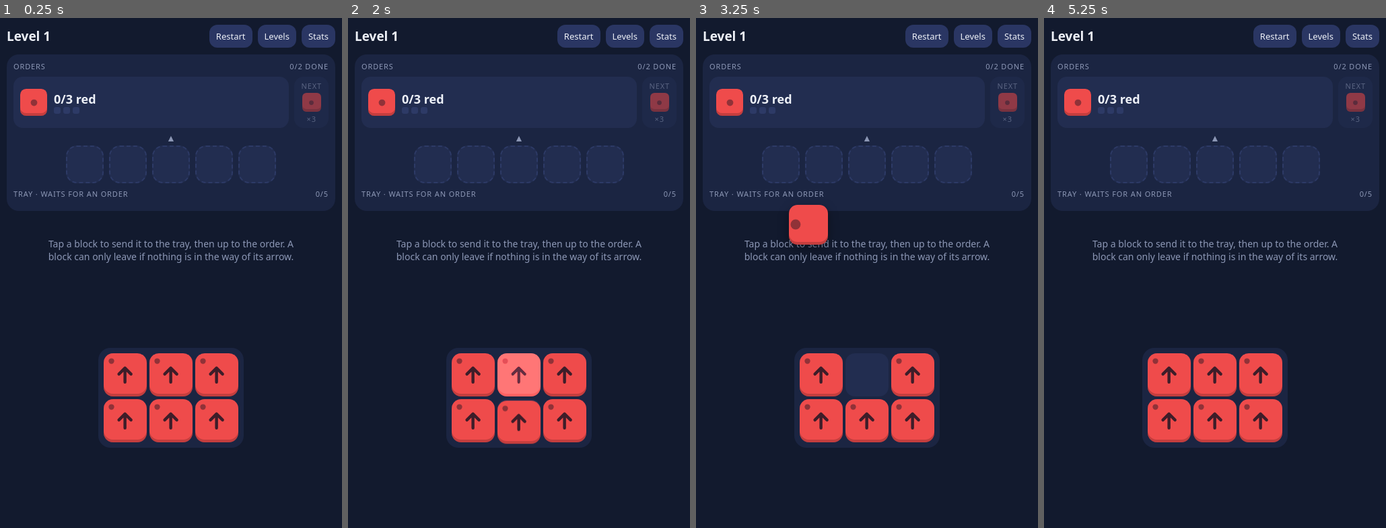
Above: before the commit, frames 1-4 (left to right).
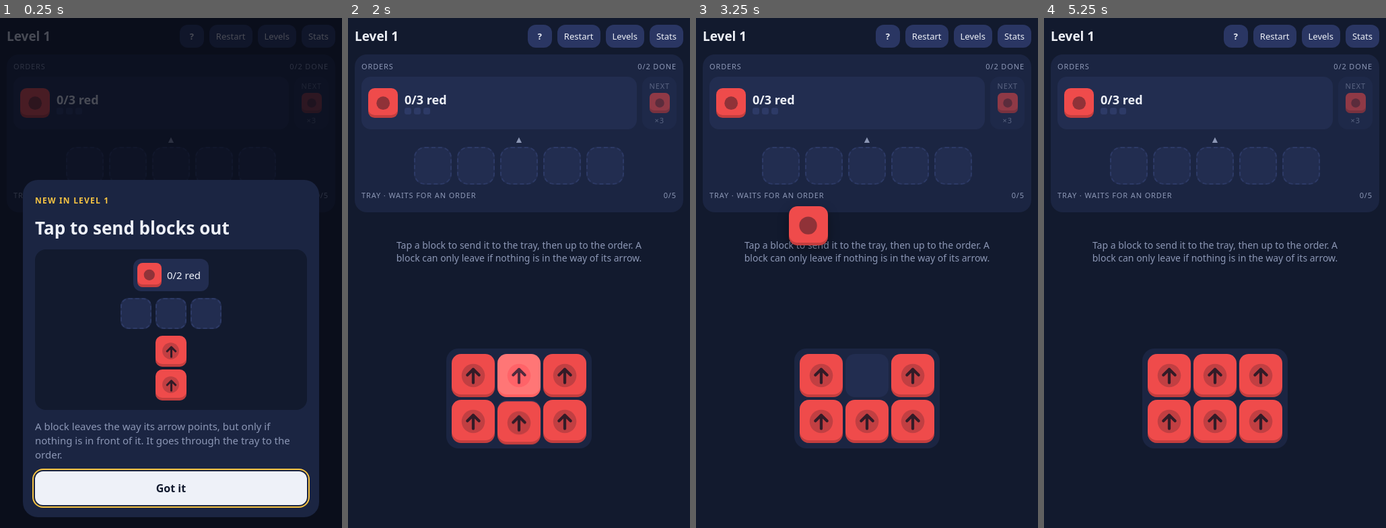
Above: after the commit, the same moments.

Repository: dan-tome/mobile-games
Game: browser game, page Greybox/index.html
Same seed, same stepped clock (60 frames per second), same inputs: the game is played once before the commit and once after it.
Inputs (mouse positions are in pixels of both pictures, inside the frame that each line leads up to):
- Up to frame 1 (0.25 s): no input
- Up to frame 2 (2 s): click "Restart" (after the commit: "Got it") at 0.27 s; click "Restart" at 0.52 s; click (539, 38) at 1.27 s, where only the run after the commit has a clickable "?"; click "Restart" (after the commit: "Close") at 1.77 s; click (519, 420) at 1.87 s
- Up to frame 3 (3.25 s): click (887, 38) at 2.02 s, where only the run after the commit has a clickable "?"; click (867, 487) at 2.47 s, where only the run after the commit has a clickable "Close"; click (867, 375) at 3.07 s
- Up to frame 4 (5.25 s): click "Restart" at 3.27 s; click "Stats" at 3.67 s; click (1095, 206) at 4.27 s; click (1276, 334) at 4.52 s; click "Close" at 4.77 s; click (1170, 420) at 4.87 s

The runs differ from the first frame. In frame 1, 43% of the frame differs, in the area x 1-99%, y 1-97%; in frame 2, 3.4%; in frame 3, 3.5%; in frame 4, 3.6%.

Commit message:
Greybox: mini tutorials before new features, larger tile shapes
Each level that introduces a feature (tap, tray, mixing, yellow mixes,
full tray, hard) opens with a looping demo built from real tiles, shown
once and replayable from the ? button. Board tiles now carry a large
shape behind the arrow so the colour-blind cue is readable.

Co-Authored-By: Claude Opus 5.5 <noreply@anthropic.com>
Claude-Session: https://claude.ai/code/session_01Efprqa2PcKrvTNF1x8kwRk

Diff:
--- a/Greybox/index.html
+++ b/Greybox/index.html
@@ -13,6 +13,7 @@
     --muted: #8c97b5;
     --ink: rgba(12, 17, 32, 0.78);
     --ink-soft: rgba(12, 17, 32, 0.42);
+    --ink-faint: rgba(12, 17, 32, 0.2);
     --btn: #2a3663;
     --btn-hi: #36447a;
     --good: #33c27f;
@@ -91,8 +92,6 @@
   .order.pop { animation: pop 0.25s; }
   .order.enter { animation: enter 0.3s; }
   .order.leave { animation: leave 0.22s forwards; }
-  .swatch { width: 40px; height: 40px; flex: 0 0 auto; }
-  .order.next .swatch { width: 28px; height: 28px; }
 
   #flow { text-align: center; color: var(--muted); font-size: 14px; line-height: 1; height: 10px; }
   #tray { display: flex; gap: 8px; justify-content: center; }
@@ -137,13 +136,14 @@
     box-sizing: border-box;
   }
   .unit { cursor: pointer; touch-action: manipulation; }
-  .tile .arrow { width: 52%; height: 52%; }
-  .tile .shapes { position: absolute; top: 9%; left: 9%; display: flex; gap: 2px; }
-  .tile .shapes svg { width: 11px; height: 11px; }
-  .tile.big .shapes { position: static; }
-  .tile.big .shapes svg { width: 34%; height: 34%; min-width: 11px; min-height: 11px; }
-  .swatch .tile.big .shapes svg { width: 13px; height: 13px; }
-  .order.next .swatch .tile.big .shapes svg { width: 9px; height: 9px; min-width: 9px; min-height: 9px; }
+  .tile .arrow { width: 50%; height: 50%; position: relative; z-index: 1; }
+  /* Shapes are the colour-blind cue: one large shape per primary, two for a mix. */
+  .tile .shapes { position: absolute; inset: 0; display: flex; align-items: center; justify-content: center; gap: 4%; pointer-events: none; }
+  .tile .shapes svg { width: 60%; height: 60%; }
+  .tile .shapes.two svg { width: 40%; height: 40%; }
+  .unit .shapes svg { width: 72%; height: 72%; fill: var(--ink-faint); }
+  .swatch { width: 44px; height: 44px; flex: 0 0 auto; }
+  .order.next .swatch { width: 30px; height: 30px; }
 
   .fly { position: fixed; z-index: 5; pointer-events: none; }
   .fly .tile { box-shadow: inset 0 -4px 0 rgba(0, 0, 0, 0.18), 0 6px 16px rgba(0, 0, 0, 0.35); }
@@ -206,6 +206,21 @@
   .row button { flex: 1; }
   #toast { font-size: 13px; color: var(--good); min-height: 16px; }
 
+  .eyebrow { font-size: 12px; text-transform: uppercase; letter-spacing: 0.1em; color: var(--Y); font-weight: 600; }
+  .demo { position: relative; background: var(--bg); border-radius: 16px; padding: 14px; display: flex; flex-direction: column; align-items: center; gap: 10px; overflow: hidden; }
+  .demo .d-order { display: flex; align-items: center; gap: 8px; background: var(--cell); border-radius: 12px; padding: 6px 12px 6px 6px; font-weight: 500; }
+  .demo .d-order .swatch { width: 36px; height: 36px; }
+  .demo .d-tray { display: flex; gap: 6px; }
+  .demo .slot { width: 46px; height: 46px; border-radius: 12px; padding: 3px; }
+  .demo .d-board { display: grid; gap: 4px; }
+  .demo .cell { width: 46px; height: 46px; }
+  .demo .d-tag { position: absolute; font-size: 13px; font-weight: 600; color: var(--bad); white-space: nowrap; opacity: 0; transition: opacity 0.2s; }
+  .demo .fly { position: absolute; }
+  .finger { position: absolute; width: 30px; height: 30px; margin: -15px 0 0 -15px; border-radius: 50%; border: 3px solid #fff; opacity: 0; pointer-events: none; z-index: 6; }
+  .finger.tap { animation: tapRing 0.45s; }
+  @keyframes tapRing { 0% { opacity: 0; transform: scale(1.6); } 40% { opacity: 1; transform: scale(0.8); } 100% { opacity: 0; transform: scale(1); } }
+  #btnHelp { width: 36px; padding: 8px 0; font-weight: 600; }
+
   @media (prefers-reduced-motion: reduce) {
     *, *::before, *::after { animation: none !important; transition: none !important; }
   }
@@ -214,6 +229,7 @@
 <div id="app">
   <header>
     <h1 id="title">Level 1</h1>
+    <button id="btnHelp" type="button" aria-label="How to play">?</button>
     <button id="btnRestart" type="button">Restart</button>
     <button id="btnLevels" type="button">Levels</button>
     <button id="btnStats" type="button">Stats</button>
@@ -281,6 +297,7 @@
     note('');
     sizeBoard();
     render(state);
+    if (level.intro && !db.seen?.[level.intro]) showIntro(level.intro, true);
   }
 
   const elapsed = () => attempt.ms + (attempt.t0 ? performance.now() - attempt.t0 : 0);
@@ -542,8 +559,9 @@
 
   // ---------- rendering ----------
   const shapesFor = (c) => (PARENTS[c] || [c]).map((p) => `<svg viewBox="0 0 24 24" fill="var(--ink-soft)">${SHAPE[p]}</svg>`).join('');
+  const shapesDiv = (c) => `<div class="shapes${PARENTS[c] ? ' two' : ''}">${shapesFor(c)}</div>`;
   const arrowSvg = (d) => `<svg class="arrow" viewBox="0 0 24 24" style="transform:rotate(${ROT[d]}deg)" fill="none" stroke="var(--ink)" stroke-width="3.2" stroke-linecap="round" stroke-linejoin="round"><path d="M12 20V5M5.5 11.5 12 5l6.5 6.5"/></svg>`;
-  const tileHtml = (c, cls = '') => `<div class="tile ${cls}" style="background:var(--${c})"><div class="shapes">${shapesFor(c)}</div></div>`;
+  const tileHtml = (c, cls = '') => `<div class="tile ${cls}" style="background:var(--${c})">${shapesDiv(c)}</div>`;
   const usesMixing = (l) => l.orders.some((o) => PARENTS[o.c]);
 
   function render(s, opts = {}) {
@@ -609,7 +627,7 @@
           t.className = 'tile unit';
           t.dataset.u = i;
           t.style.background = `var(--${u.c})`;
-          t.innerHTML = `<div class="shapes">${shapesFor(u.c)}</div>${arrowSvg(u.d)}`;
+          t.innerHTML = `${shapesDiv(u.c)}${arrowSvg(u.d)}`;
           t.setAttribute('role', 'button');
           t.setAttribute('aria-label', `${NAMES[u.c]} block pointing ${{ '^': 'up', v: 'down', '<': 'left', '>': 'right' }[u.d]}`);
           t.addEventListener('pointerdown', (e) => { e.preventDefault(); onTap(i); });
@@ -631,13 +649,228 @@
   }
   window.addEventListener('resize', () => level && sizeBoard());
 
+  // ---------- mini tutorials ----------
+  // Each intro loops a tiny scripted scene built from real tiles, shown once before the level that introduces it.
+  const INTROS = {
+    tap: {
+      title: 'Tap to send blocks out',
+      text: 'A block leaves the way its arrow points, but only if nothing is in front of it. It goes through the tray to the order.',
+      stage: { order: ['R', 2], tray: [null, null, null], board: ['R^', 'R^'] },
+      async play(d) {
+        await d.tap(d.unit(1));
+        d.blocked(d.unit(1), d.unit(0));
+        await d.wait(700);
+        await d.tap(d.unit(0));
+        await d.send(d.unit(0), 0, { toOrder: true });
+        await d.wait(300);
+        await d.tap(d.unit(1));
+        await d.send(d.unit(1), 0, { toOrder: true });
+      },
+    },
+    tray: {
+      title: 'The tray',
+      text: "Blocks the order doesn't want wait in the tray until an order needs them. If the tray fills up, you lose.",
+      stage: { order: ['R', 1], tray: [null, null, null], board: ['B^ R^'] },
+      async play(d) {
+        await d.tap(d.unit(0));
+        await d.send(d.unit(0), 0);
+        d.tag(d.slot(0), 'waits here', 'var(--muted)');
+        await d.wait(900);
+        await d.tap(d.unit(1));
+        await d.send(d.unit(1), 1, { toOrder: true });
+      },
+    },
+    mix: {
+      title: 'Mixing',
+      text: 'When two different colours meet in the tray, they mix. Red + blue = purple.',
+      stage: { order: ['P', 1], tray: [null, null, null], board: ['R^ B^'] },
+      async play(d) {
+        await d.tap(d.unit(0));
+        await d.send(d.unit(0), 0);
+        await d.wait(400);
+        await d.tap(d.unit(1));
+        await d.send(d.unit(1), 0, { mixTo: 'P', toOrder: true });
+      },
+    },
+    mix2: {
+      title: 'Yellow mixes too',
+      text: 'Red + yellow = orange. Blue + yellow = green. The key under the tray reminds you.',
+      stage: { order: ['O', 1], tray: [null, null, null], board: ['R^ Y^ B^ Y^'] },
+      async play(d) {
+        await d.tap(d.unit(0));
+        await d.send(d.unit(0), 0);
+        await d.tap(d.unit(1));
+        await d.send(d.unit(1), 0, { mixTo: 'O', toOrder: true });
+        await d.wait(300);
+        d.setOrder('G', 1);
+        await d.wait(400);
+        await d.tap(d.unit(2));
+        await d.send(d.unit(2), 0);
+        await d.tap(d.unit(3));
+        await d.send(d.unit(3), 0, { mixTo: 'G', toOrder: true });
+      },
+    },
+    full: {
+      title: 'Watch the full tray',
+      text: 'If the tray is full, a new block mixes with a colour already there, even into a colour nobody ordered. Keep a slot free.',
+      stage: { order: ['P', 2], tray: ['R', 'R', 'R'], board: ['Y^'] },
+      async play(d) {
+        await d.wait(400);
+        await d.tap(d.unit(0));
+        await d.send(d.unit(0), 0, { mixTo: 'O', forced: true });
+        d.tag(d.slot(0), 'nobody wants orange', 'var(--bad)');
+      },
+    },
+    hard: {
+      title: 'Hard level',
+      text: 'Only 2 tray slots. Look at the next order before every tap.',
+      stage: { order: ['G', 3], tray: [null, null], board: [] },
+    },
+  };
+
+  let demoRun = 0;
+  function showIntro(key, first) {
+    const intro = INTROS[key];
+    const shownAt = performance.now();
+    showSheet(`
+      <span class="eyebrow">${first ? `New in ${level.name}` : 'How to play'}</span>
+      <h2>${intro.title}</h2>
+      <div class="demo" id="demo" aria-hidden="true"></div>
+      <p>${intro.text}</p>
+      <div class="actions"><button class="primary" id="ovGotIt" type="button">${first ? 'Got it' : 'Close'}</button></div>`);
+    logEvent('intro_shown', { intro: key, first });
+    $('ovGotIt').addEventListener('click', () => {
+      db.seen = { ...db.seen, [key]: true };
+      logEvent('intro_done', { intro: key, ms: Math.round(performance.now() - shownAt) });
+      hideOverlay();
+    });
+    playDemo(intro, $('demo'));
+  }
+
+  async function playDemo(intro, stage) {
+    const run = ++demoRun;
+    const alive = () => run === demoRun && stage.isConnected;
+    try {
+      do {
+        const d = demoKit(stage, intro.stage, alive);
+        if (!intro.play) return;
+        await d.wait(500);
+        await intro.play(d);
+        await d.wait(1400);
+      } while (alive() && !reduced);
+    } catch {
+      // The sheet was closed mid-scene.
+    }
+  }
+
+  function demoKit(stage, { order, tray, board }, alive) {
+    let filled = 0;
+    let current = order;
+    const cells = board.flatMap((row) => row.split(/\s+/));
+    const cols = board[0] ? board[0].split(/\s+/).length : 0;
+    stage.innerHTML = `
+      <div class="d-order">${orderHtml(...order)}</div>
+      <div class="d-tray">${tray.map((q) => `<div class="slot${q ? ' filled' : ''}">${q ? tileHtml(q, 'big') : ''}</div>`).join('')}</div>
+      ${cols ? `<div class="d-board" style="grid-template-columns:repeat(${cols}, 46px)">${cells.map((t) =>
+        `<div class="cell">${t === '..' ? '' : `<div class="tile unit" style="background:var(--${t[0]})">${shapesDiv(t[0])}${arrowSvg(t[1])}</div>`}</div>`).join('')}</div>` : ''}
+      <div class="finger"></div>`;
+    const $$ = (sel) => [...stage.querySelectorAll(sel)];
+    const rel = (el) => {
+      const s = stage.getBoundingClientRect();
+      const r = el.getBoundingClientRect();
+      return { left: r.left - s.left, top: r.top - s.top, width: r.width, height: r.height };
+    };
+    function orderHtml(c, n) { return `<div class="swatch">${tileHtml(c, 'big')}</div><span>${filled}/${n} ${NAMES[c]}</span>`; }
+    const guard = () => { if (!alive()) throw new Error('closed'); };
+    const d = {
+      unit: (i) => $$('.d-board .cell')[i].querySelector('.tile') || $$('.d-board .cell')[i],
+      slot: (j) => $$('.d-tray .slot')[j],
+      wait: async (ms) => { await wait(ms); guard(); },
+      async tap(el) {
+        guard();
+        const f = stage.querySelector('.finger');
+        const r = rel(el);
+        Object.assign(f.style, { left: r.left + r.width / 2 + 'px', top: r.top + r.height / 2 + 'px' });
+        f.classList.remove('tap');
+        void f.offsetWidth;
+        f.classList.add('tap');
+        await d.wait(300);
+      },
+      blocked(el, blocker) {
+        el.style.setProperty('--nudge', '-8px');
+        el.classList.add('shake-y');
+        blocker.classList.add('blocker');
+      },
+      // Fly a board tile into tray slot j, optionally mix there, optionally continue to the order.
+      async send(el, j, { mixTo, forced, toOrder } = {}) {
+        guard();
+        const c = [...'RYB'].find((p) => el.style.background.includes(`--${p}`));
+        const f = document.createElement('div');
+        f.className = 'fly';
+        const r0 = rel(el);
+        Object.assign(f.style, { left: r0.left + 'px', top: r0.top + 'px', width: r0.width + 'px', height: r0.height + 'px' });
+        f.innerHTML = tileHtml(c, 'big');
+        stage.appendChild(f);
+        el.style.visibility = 'hidden';
+        const slot = d.slot(j);
+        const sr = rel(slot);
+        await moveTo(f, { left: sr.left + 3, top: sr.top + 3, width: sr.width - 6, height: sr.height - 6 }, 380);
+        guard();
+        if (mixTo) {
+          slot.innerHTML = '';
+          slot.classList.remove('filled');
+          await merge(f, mixTo);
+          guard();
+        }
+        if (toOrder) {
+          await d.wait(150);
+          await moveTo(f, rel(stage.querySelector('.d-order .swatch')), 320);
+          guard();
+          f.remove();
+          filled++;
+          stage.querySelector('.d-order').innerHTML = orderHtml(...current);
+          stage.querySelector('.d-order').classList.add('pop');
+        } else {
+          f.remove();
+          slot.innerHTML = tileHtml(mixTo || c, 'big');
+          slot.classList.add('filled');
+          if (forced) slot.classList.add('forced');
+        }
+      },
+      setOrder(c, n) {
+        filled = 0;
+        current = [c, n];
+        const o = stage.querySelector('.d-order');
+        o.innerHTML = orderHtml(c, n);
+        o.classList.remove('pop');
+        o.classList.add('enter');
+      },
+      tag(el, text, colour) {
+        const t = document.createElement('div');
+        t.className = 'd-tag';
+        t.textContent = text;
+        t.style.color = colour;
+        stage.appendChild(t);
+        const r = rel(el);
+        Object.assign(t.style, { left: r.left + r.width / 2 - t.offsetWidth / 2 + 'px', top: r.top + r.height + 4 + 'px' });
+        requestAnimationFrame(() => { t.style.opacity = 1; });
+      },
+    };
+    return d;
+  }
+
+  function latestIntro() {
+    for (let i = idx; i >= 0; i--) if (levels[i].intro) return levels[i].intro;
+    return 'tap';
+  }
+
   // ---------- overlays ----------
   function showSheet(html) {
     $('sheet').innerHTML = html;
     $('overlay').hidden = false;
     $('sheet').querySelector('button')?.focus({ preventScroll: true });
   }
-  function hideOverlay() { $('overlay').hidden = true; delete $('overlay').dataset.dismiss; }
+  function hideOverlay() { $('overlay').hidden = true; delete $('overlay').dataset.dismiss; demoRun++; }
   $('overlay').addEventListener('click', (e) => {
     if (e.target === $('overlay') && $('overlay').dataset.dismiss) hideOverlay();
   });
@@ -692,6 +925,7 @@
     });
   }
 
+  $('btnHelp').addEventListener('click', () => showIntro(latestIntro(), false));
   $('btnRestart').addEventListener('click', () => { abandon(); load(idx); });
   $('btnLevels').addEventListener('click', showLevels);
   $('btnStats').addEventListener('click', showStats);
--- a/Greybox/levels.js
+++ b/Greybox/levels.js
@@ -1,9 +1,11 @@
 // Hand-made greybox levels following the L1-L10 curve in docs/game-design.md.
+// intro: the mini tutorial shown before the level that introduces a feature (see INTROS in index.html).
 // Check every level with `node Greybox/solve.mjs` after editing.
 
 export const LEVELS = [
   {
     name: 'Level 1',
+    intro: 'tap',
     hint: 'Tap a block to send it to the tray, then up to the order. A block can only leave if nothing is in the way of its arrow.',
     capacity: 5,
     active: 1,
@@ -15,6 +17,7 @@
   },
   {
     name: 'Level 2',
+    intro: 'tray',
     hint: 'The order only wants red. Blue blocks wait in the tray until a blue order comes up. Don\'t let the tray fill!',
     capacity: 4,
     active: 1,
@@ -28,6 +31,7 @@
   },
   {
     name: 'Level 3',
+    intro: 'mix',
     hint: 'Red and blue mix into purple in the tray. Tap a red, then a blue.',
     capacity: 3,
     active: 1,
@@ -39,6 +43,7 @@
   },
   {
     name: 'Level 4',
+    intro: 'mix2',
     hint: 'Red + yellow make orange. Blue + yellow make green.',
     capacity: 3,
     active: 2,
@@ -77,6 +82,7 @@
   },
   {
     name: 'Level 7',
+    intro: 'full',
     hint: 'If the tray is full, a new block mixes with a colour already there, even one nobody ordered. Keep a slot free.',
     capacity: 3,
     active: 1,
@@ -116,6 +122,7 @@
   },
   {
     name: 'Level 10',
+    intro: 'hard',
     hard: true,
     capacity: 2,
     active: 1,
